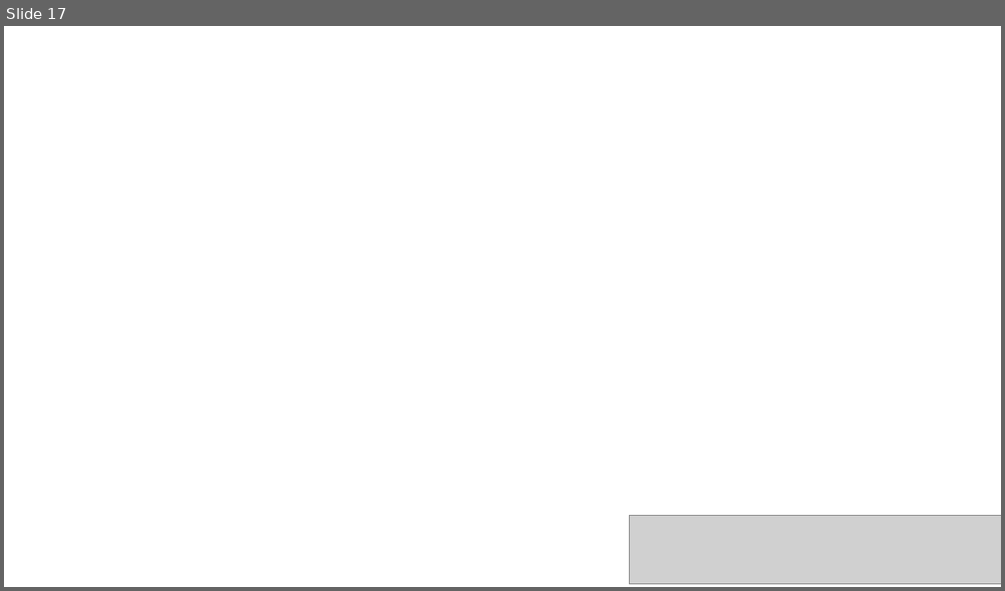
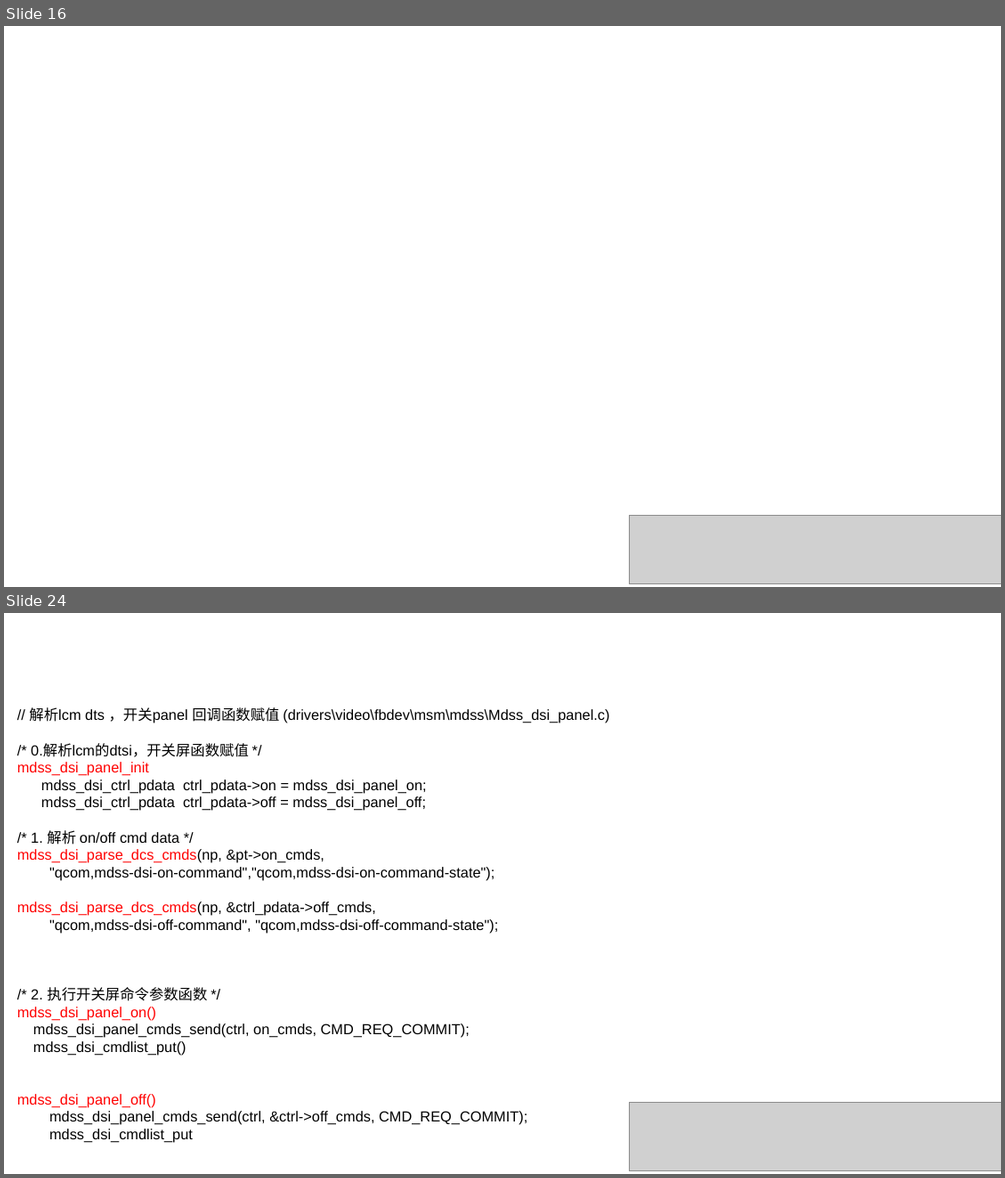
Before and after one commit to liyingfei142118/practice, a slide deck: learn/TP.pptx. Shown one above the other, each under a label of ours: slide 17 before the commit, slides 16 and 24 after it; the slides between them are not shown. The pictures are 1005x591 and 1005x1178 pixels, drawn with LibreOffice and Linux fonts; fonts in the diff are those of the drawing; grey boxes stand for pictures; background and template pictures are left out. Boxes give left, top, right and bottom in pixels: in the first picture for what was removed or moved away, otherwise in the second. Text is boxed around its words. In the diff, an @@ line names an element or a change of style, - is before the commit and + after.

```diff
--- a/learn/TP.pptx
+++ b/learn/TP.pptx
@@ slide 24 added at box(4, 613, 1001, 1174), background picture (left out) @@
@@ text added at box(17, 707, 609, 1143), 14 pt, text #000000 @@
+// 解析lcm dts ，开关panel 回调函数赋值 (drivers\video\fbdev\msm\mdss\Mdss_dsi_panel.c)
+/* 0.解析lcm的dtsi，开关屏函数赋值 */
+mdss_dsi_panel_init
+mdss_dsi_ctrl_pdata ctrl_pdata->on = mdss_dsi_panel_on;
+mdss_dsi_ctrl_pdata ctrl_pdata->off = mdss_dsi_panel_off;
+/* 1. 解析 on/off cmd data */
+mdss_dsi_parse_dcs_cmds(np, &pt->on_cmds,
+"qcom,mdss-dsi-on-command","qcom,mdss-dsi-on-command-state");
+mdss_dsi_parse_dcs_cmds(np, &ctrl_pdata->off_cmds,
+"qcom,mdss-dsi-off-command", "qcom,mdss-dsi-off-command-state");
+/* 2. 执行开关屏命令参数函数 */
+mdss_dsi_panel_on()
+mdss_dsi_panel_cmds_send(ctrl, on_cmds, CMD_REQ_COMMIT);
+mdss_dsi_cmdlist_put()
+mdss_dsi_panel_off()
+mdss_dsi_panel_cmds_send(ctrl, &ctrl->off_cmds, CMD_REQ_COMMIT);
+mdss_dsi_cmdlist_put
@@ picture added at box(629, 1102, 1001, 1171) @@
@@ what was slide 17 is now slide 16 @@
```
Also in this commit, not shown: 8 other slides added, 4 other files.
